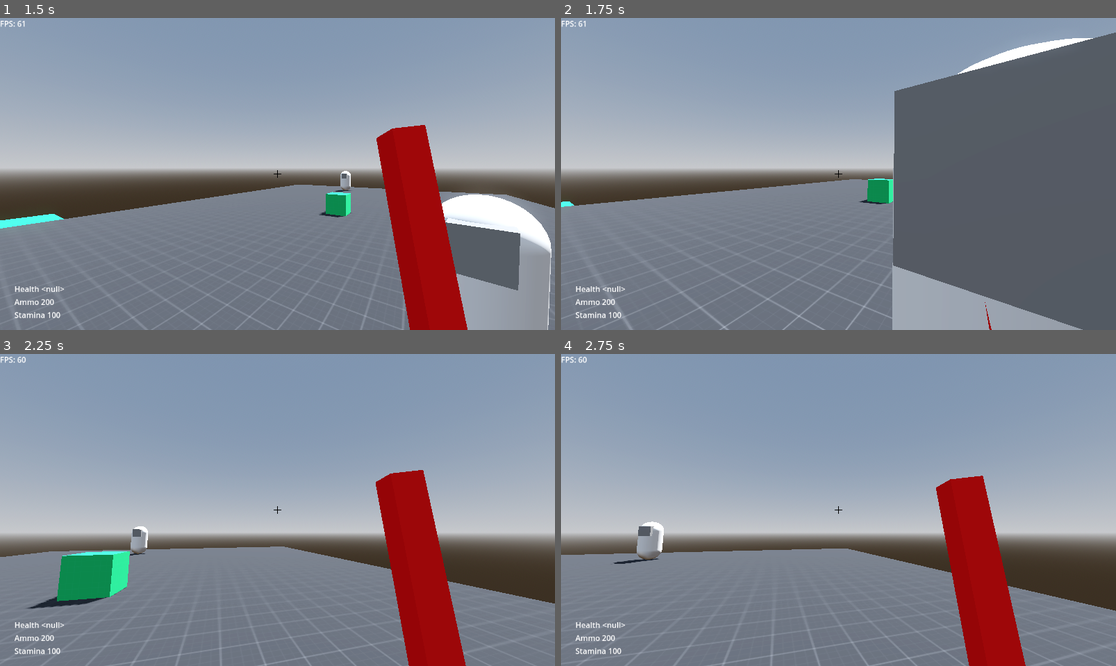
Above: before the commit, frames 1-4 (two rows, left to right).
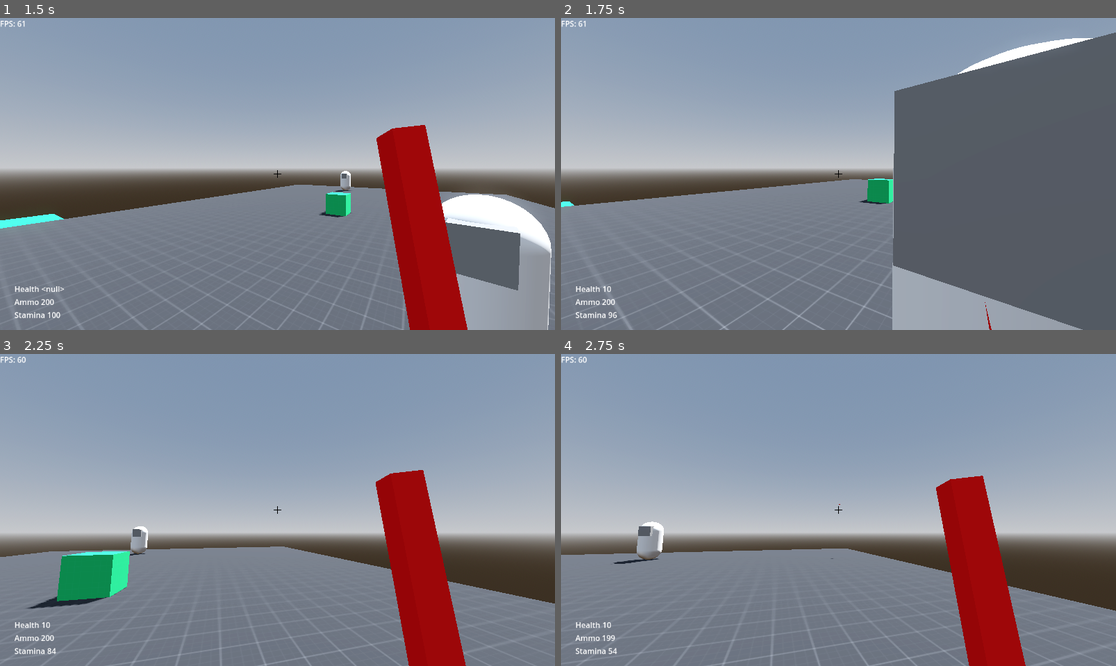
Above: after the commit, the same moments.

Repository: CXVMNER/Im_sim
Game: Godot game, scene res://scenes/level_01.tscn
The game is run twice, just before and just after one commit, with the same random seed, the same clock (stepped at 60 frames per second) and the same inputs.
Inputs (mouse positions are in pixels of both pictures, inside the frame that each line leads up to):
- Up to frame 1 (1.5 s): move the mouse to (305, 174) at 0.52 s; press the mouse at (305, 174) at 0.53 s; hold W (move_forward) from 0.53 s (still down); tap Space (jump) at 0.77 s; tap Ctrl (crouch) at 0.8, 1.35 s; move the mouse to (249, 174) at 1.27 s; release the mouse at (249, 174) at 1.28 s
- Up to frame 2 (1.75 s): keep holding W (move_forward); tap Space (jump) at 1.52 s; tap Shift (sprint) at 1.55 s
- Up to frame 3 (2.25 s): keep holding W (move_forward); move the mouse to (288, 503) at 2.02 s; hold Shift (sprint) from 2.03 s (still down)
- Up to frame 4 (2.75 s): keep holding W (move_forward); keep holding Shift (sprint); right-click (849, 503) at 2.3 s

Frame 1 is identical in both runs. In frame 2, less than 0.1% of the frame differs, in the area x 7-12%, y 85-97%; in frame 3, less than 0.1%; in frame 4, less than 0.1%, in the area x 7-51%, y 48-97%.

Commit message:
Health, ammo and stamina updates

Diff:
--- a/project.godot
+++ b/project.godot
@@ -62,3 +62,14 @@
 "events": [Object(InputEventMouseButton,"resource_local_to_scene":false,"resource_name":"","device":-1,"window_id":0,"a …(258 unchanged characters)…
 ]
 }
+attack_2={
+"deadzone": 0.5,
+"events": [Object(InputEventMouseButton,"resource_local_to_scene":false,"resource_name":"","device":-1,"window_id":0,"alt_pressed":false,"shift_pressed":false,"ctrl_pressed":false,"meta_pressed":false,"button_mask":2,"position":Vector2(211, 8),"global_position":Vector2(220, 54),"factor":1.0,"button_index":2,"canceled":false,"pressed":true,"double_click":false,"script":null)
+]
+}
+
+[layer_names]
+
+3d_physics/layer_1="World"
+3d_physics/layer_2="Player"
+3d_physics/layer_3="Bullets"
--- a/scenes/fpp_controller.tscn
+++ b/scenes/fpp_controller.tscn
@@ -226,6 +226,7 @@
 [sub_resource type="SphereShape3D" id="SphereShape3D_c503a"]
 
 [node name="CharacterBody3D" type="CharacterBody3D" node_paths=PackedStringArray("CROUCH_SHAPECAST")]
+collision_layer = 3
 script = ExtResource("1_888b0")
 CROUCH_SHAPECAST = NodePath("ShapeCast3D")
 
@@ -255,6 +256,9 @@
 [node name="CollisionShape3D" type="CollisionShape3D" parent="CameraController/Camera3D/WeaponHolder/WeaponMesh/Hitbox"]
 transform = Transform3D(1, 1.07102e-07, 0, -9.74978e-10, 1, -9.31323e-10, 0, 0, 1, 0, 0, 0)
 shape = SubResource("ConvexPolygonShape3D_aotb2")
+
+[node name="gun" type="Marker3D" parent="CameraController/Camera3D/WeaponHolder"]
+transform = Transform3D(1, 0, 0, 0, 1, 0, 0, 0, 1, 0, 0, -0.75)
 
 [node name="HUD" parent="CameraController" instance=ExtResource("2_lq6am")]
 
@@ -270,6 +274,10 @@
 shape = SubResource("SphereShape3D_c503a")
 target_position = Vector3(0, 0.5, 0)
 
+[node name="staminaRegen" type="Timer" parent="."]
+wait_time = 3.0
+
 [connection signal="body_entered" from="CameraController/Camera3D/WeaponHolder/WeaponMesh/Hitbox" to="." method="_on_hitbox_body_entered"]
 [connection signal="animation_finished" from="AnimationPlayer" to="." method="_on_animation_player_animation_finished"]
 [connection signal="animation_started" from="AnimationPlayer" to="." method="_on_animation_player_animation_started"]
+[connection signal="timeout" from="staminaRegen" to="." method="_on_stamina_regen_timeout"]
--- a/scripts/HUD.gd
+++ b/scripts/HUD.gd
@@ -18,18 +18,18 @@
 	ammoValue.text = str(ammo)
 	staminaValue.text = str(stamina)
 
-func _updateHud():
+func updateHud():
 	healthValue.text = str(health)
 	ammoValue.text = str(ammo)
 	staminaValue.text = str(stamina)
 
-func _addUpdate(qty, text, color):
+func addUpdate(qty, text, color):
 	var lab = item.instantiate()
 	lab.text = str(qty) + " " + text
 	lab.set_modulate(color)
 	updates.add_child(lab)
 
-func _screenGlow(color):
+func screenGlow(color):
 	var tween = get_tree().create_tween()
 	tween.tween_property(overlay, "color", color, 0.1)
 	tween.tween_property(overlay, "color", Color(1,0,0,0), 0.7)
@@ -39,7 +39,6 @@
 	tween.tween_property(overlay, "color", Color(1,0,0,1), 0.1)
 	$Reset.visible = true
 
-
 func _on_reset_pressed():
 	get_tree().set_pause(false)
 	get_tree().reload_current_scene()
--- a/scripts/fpp_controller.gd
+++ b/scripts/fpp_controller.gd
@@ -1,13 +1,15 @@
 extends CharacterBody3D
 
-var max_hp = 100
-var current_hp = max_hp
-var health := 10
-
-# @onready var hud = $%HUD
-
+@onready var gun = $CameraController/Camera3D/WeaponHolder/gun
+@onready var hud = $CameraController/HUD
+@export var health := 10
 @export var fireSpeed := 0.2
 @export var attackPower := 1
+
+var regenStamina = false
+var lastShot := 0.0
+
+var bullet = preload("res://scenes/bullet.tscn")
 
 var speed : float
 const WALK_SPEED = 5.0
@@ -35,7 +37,7 @@
 # Get the gravity from the project settings to be synced with RigidBody nodes.
 var gravity = ProjectSettings.get_setting("physics/3d/default_gravity") # var gravity = 9.8
 
-var bullet = preload("res://scenes/bullet.tscn")
+@onready var staminaRegenTimer = $staminaRegen
 
 @onready var CameraController = $CameraController
 @onready var camera = $CameraController/Camera3D
@@ -44,10 +46,11 @@
 	if event.is_action_pressed("exit"):
 		get_tree().quit()
 
+	# Melee attack (animation and hitbox enablement)
 	if event.is_action_pressed("attack"):
-		ANIMATIONPLAYER.play("attack")
-		hitbox.monitoring = true
-
+		perform_melee_attack()
+
+	# Crouch logic
 	if event.is_action_pressed("crouch") and is_on_floor() and TOGGLE_CROUCH == true:
 		_toggle_crouch()
 	if event.is_action_pressed("crouch") and is_crouching == false and is_on_floor() and TOGGLE_CROUCH == false: # Hold to crouch
@@ -58,6 +61,11 @@
 		elif CROUCH_SHAPECAST.is_colliding() == true:
 			uncrouch_check()
 
+# This function performs the melee attack logic (animation and hit detection)
+func perform_melee_attack():
+	ANIMATIONPLAYER.play("attack")
+	hitbox.monitoring = true  # Enable hitbox to detect collisions for melee damage
+
 func _ready():
 	# Get mouse input
 	Input.mouse_mode = Input.MOUSE_MODE_CAPTURED
@@ -68,7 +76,7 @@
 	# add crouch check shapecast collision exception for CharacterBody3D node
 	CROUCH_SHAPECAST.add_exception(self)
 
-	# hud.health = health
+	hud.health = health
 
 func _unhandled_input(event):
 	if event is InputEventMouseMotion:
@@ -77,7 +85,7 @@
 		camera.rotation.x = clamp(camera.rotation.x, deg_to_rad(-90), deg_to_rad(90))
 
 func _physics_process(delta):
-	# Add the gravity.
+	# Handle gravity.
 	if not is_on_floor():
 		velocity.y -= gravity * delta
 
@@ -90,7 +98,14 @@
 
 	# Handle sprint.
 	if Input.is_action_pressed("sprint") and not is_crouching:
-		speed = SPRINT_SPEED
+		if hud.stamina > 0:
+			regenStamina = false
+			speed = SPRINT_SPEED
+			hud.stamina -= 1
+			hud.updateHud()  # Update the HUD after sprinting
+		else:
+			speed = WALK_SPEED  # Prevent sprinting if no stamina
+
 	elif not is_crouching:
 		speed = WALK_SPEED
 
@@ -125,6 +140,59 @@
 
 	move_and_slide()
 
+	# Stamina regeneration logic (triggered by the timer)
+	if regenStamina and hud.stamina < 100:
+		hud.stamina += 1
+		hud.updateHud()
+
+func _fire():
+	var now := Time.get_ticks_msec()/1000.0
+	if hud.ammo < 1: return
+	if now < lastShot + fireSpeed: return
+
+	lastShot = now
+	var b = bullet.instantiate()
+	b.damage = attackPower
+	b.global_transform = gun.global_transform
+	get_parent().add_child(b)
+	hud.ammo -= 1
+	hud.updateHud()
+
+# We can remove the redundant input checks from _process here.
+func _process(_delta):
+	if Input.is_action_pressed("attack_2"):
+		_fire()
+
+	# Releasing sprint initiates stamina regeneration
+	if Input.is_action_just_released("sprint"):
+		speed = WALK_SPEED
+		staminaRegenTimer.start()
+
+func gainAmmo(qty):
+	hud.ammo += qty
+	hud.addUpdate(qty, "Ammo", Color(0,0,1,1))
+	hud.screenGlow(Color(1,0.843137,0,1))
+	hud.updateHud()
+
+func gainHealth(qty):
+	health += qty
+	hud.health = health
+	hud.addUpdate(qty, "Health", Color(0,1,0,1))
+	hud.screenGlow(Color(1,0.843137,0,1))
+	hud.updateHud()
+
+func takeDamage(qty):
+	health -= qty
+	hud.health = health
+	if health <=0:
+		hud.gameOver()
+		get_tree().set_pause(true)
+		Input.set_mouse_mode(Input.MOUSE_MODE_VISIBLE)
+	else:
+		hud.addUpdate(qty, "Damage", Color(1,0,0,1))
+		hud.screenGlow(Color(1,0,0,0.7))
+		hud.updateHud()
+
 func _headbob(time) -> Vector3:
 	var pos = Vector3.ZERO
 	pos.y = sin(time * BOB_FREQ) * BOB_AMP
@@ -166,14 +234,15 @@
 		"crouching":
 			speed = CROUCH_SPEED
 
-
 func _on_animation_player_animation_finished(anim_name):
 	if anim_name == "attack":
 		ANIMATIONPLAYER.play("idle")
 		hitbox.monitoring = false
 
-
 func _on_hitbox_body_entered(body):
 	# print("Collision detected with", body)
 	if body.is_in_group("enemies"):
 		print("enemy hit")
+
+func _on_stamina_regen_timeout():
+	regenStamina = true
